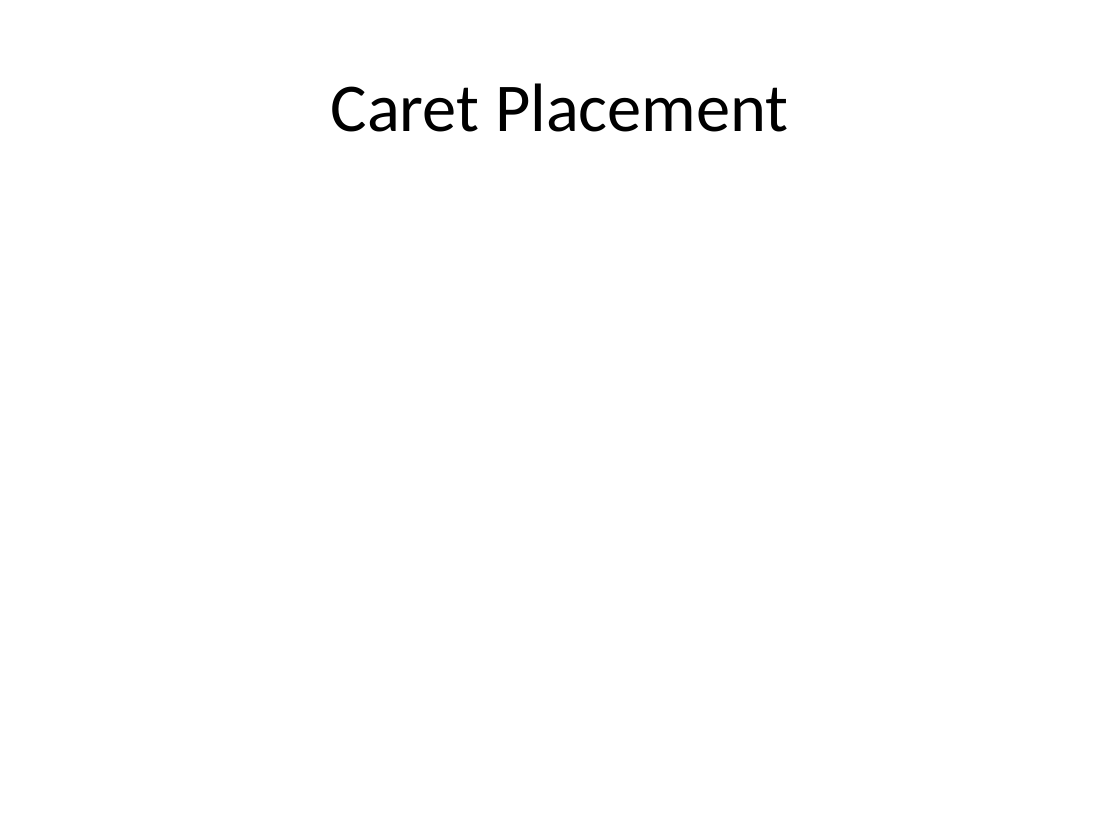
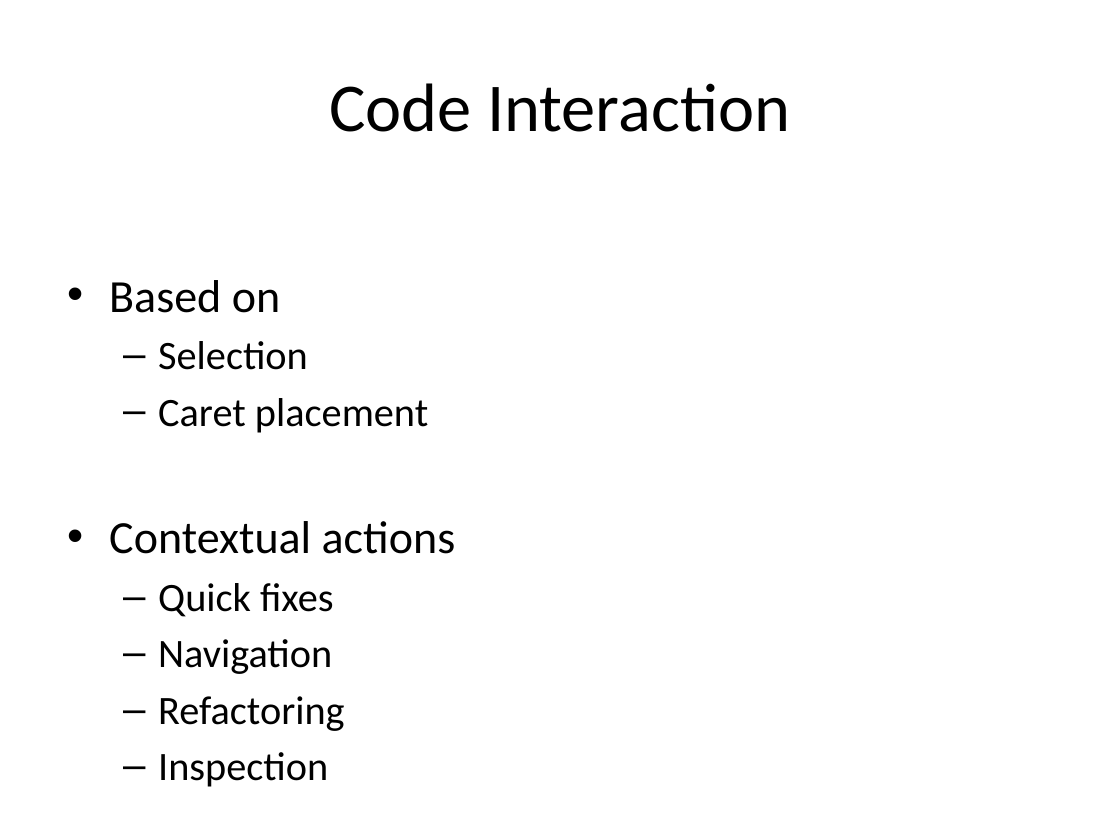
Before and after one commit to rasmuskl/ReSharperCourse, a slide deck: slide 7 of Presentations/2 - Exercises - ReSharper Course.pptx (slide 8 before the commit). Drawn at 1120x840 pixels with LibreOffice and Linux fonts; fonts in the diff are those of the drawing. Boxes give left, top, right and bottom in pixels: in the first picture for what was removed or moved away, otherwise in the second. Text is boxed around its words. In the diff, an @@ line names an element or a change of style, - is before the commit and + after.

Commit message:
Moved code inspection task into it's own solution again. Finished presentation parts for navigate to and code inspections.

```diff
--- a/Presentations/2 - Exercises - ReSharper Course.pptx
+++ b/Presentations/2 - Exercises - ReSharper Course.pptx
@@ title at bbox=[329, 83, 790, 132]: text changed @@
-Caret Placement
+Code Interaction
@@ text added at bbox=[109, 280, 456, 731], 25.9 pt, text #000000 @@
+• Based on
+  – Selection
+  – Caret placement
+• Contextual actions
+  – Quick fixes
+  – Navigation
+  – Refactoring
+  – Inspection
```
Also in this commit, not shown: 3 other slides changed, 1 slide added, 7 other files.
